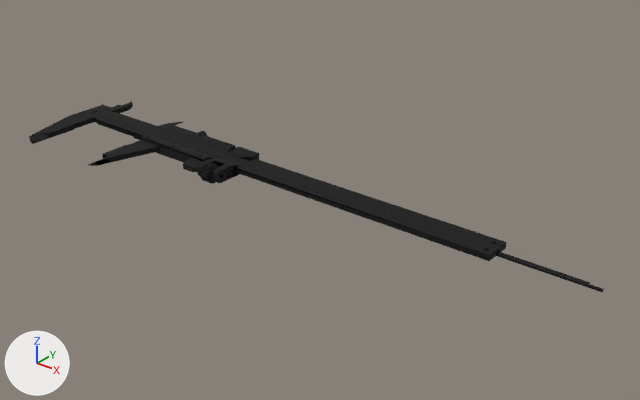
One commit to the FBX model Assets/prefab/Vernier.fbx: the scene before it, then after it.
One viewpoint serves both versions: a 50 mm camera at (0.313, -0.369, 0.212) aimed at (0.047, -0.035, 0.005). Every picture has the same lights, and +X, +Y and +Z are marked at lower left. Where no turn or scale is listed for an object, it has been applied to the vertices. Vertices at the same position are counted once.

Script lines for the objects in view, before the commit:
```python
me_mesh_230 = bpy.data.meshes.new('Mesh.230')
me_mesh_230.from_pydata(...)  # 741 vertices, 1172 faces; spans x -0.15..0.15, y -0.042..0.042, z -0.002..0.002
me_mesh_230.materials.append(mat_material__30)  # black #000000
me_mesh_231 = bpy.data.meshes.new('Mesh.231')
me_mesh_231.from_pydata(...)  # 188 vertices, 388 faces; spans x -0.15..0.15, y -0.006..0.006, z 0.0
me_mesh_231.materials.append(mat_material__30)  # black #000000
me_mesh_260 = bpy.data.meshes.new('Mesh.260')
me_mesh_260.from_pydata(...)  # 2011 vertices, 3482 faces; spans x -0.035..0.035, y -0.042..0.042, z -0.0026..0.0026
me_mesh_260.materials.append(mat_material__30)  # black #000000
ob_rectangle001 = bpy.data.objects.new('Rectangle001', me_mesh_231)
ob_rectangle001.location = (0.0022, -0.035, 0.0119)
ob_层_iges_level_1 = bpy.data.objects.new('层:IGES level 1', me_mesh_230)
ob_层_iges_level_1.location = (0.0022, -0.047, 0.0104)
ob_层_iges_level_6 = bpy.data.objects.new('层:IGES level 6', me_mesh_260)
ob_层_iges_level_6.location = (-0.0611, -0.047, 0.0094)
# also in view: '层:IGES level 4' at (0.081, -0.035, 0.009); '对象02' at (-0.053, -0.044, 0.013); '层:IGES level 10' at (-0.053, -0.027, 0.013); '层:IGES level 28' at (-0.015, -0.04, 0.011)
```
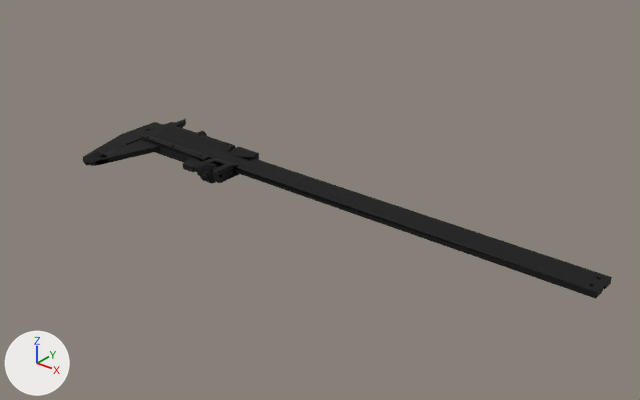
The newer file is also turned or shifted as a whole; pictures and numbers use the older file's frame.

What the commit changed:
me_mesh_230 has 741 vertices, 1172 faces and spans x -0.15..0.15, y -0.042..0.042, z -0.002..0.002.
me_mesh_230 is used by ob_层_iges_level_1; location (0.0022, -0.047, 0.0104).
me_mesh_230 part 1: the whole mesh is moved by (0.051, 0.0, 0.0).
me_mesh_231 has 188 vertices, 388 faces and spans x -0.15..0.15, y -0.006..0.006, z 0.0.
me_mesh_231 is used by ob_rectangle001; location (0.0022, -0.035, 0.0119).
me_mesh_231 part 2: the whole mesh is moved by (0.051, 0.0, 0.0).

Pixel boxes [x1, y1, x2, y2] of what changed, in the pictures (640 x 400 px):
'Rectangle001', mesh moved
    before: [81, 107, 504, 254]
    after: [134, 125, 610, 291]
'层:IGES level 1', mesh moved
    before: [29, 102, 506, 261]
    after: [83, 119, 612, 299]
